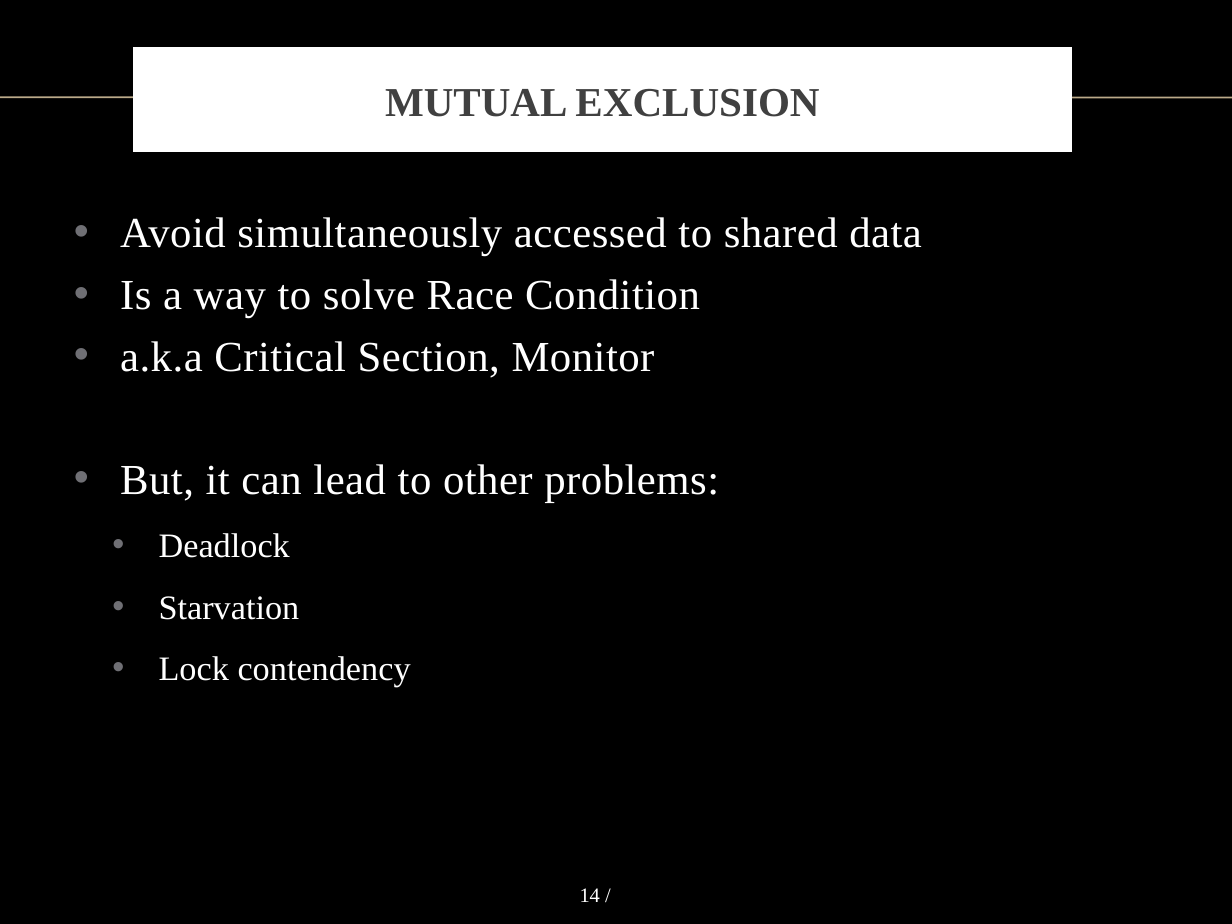
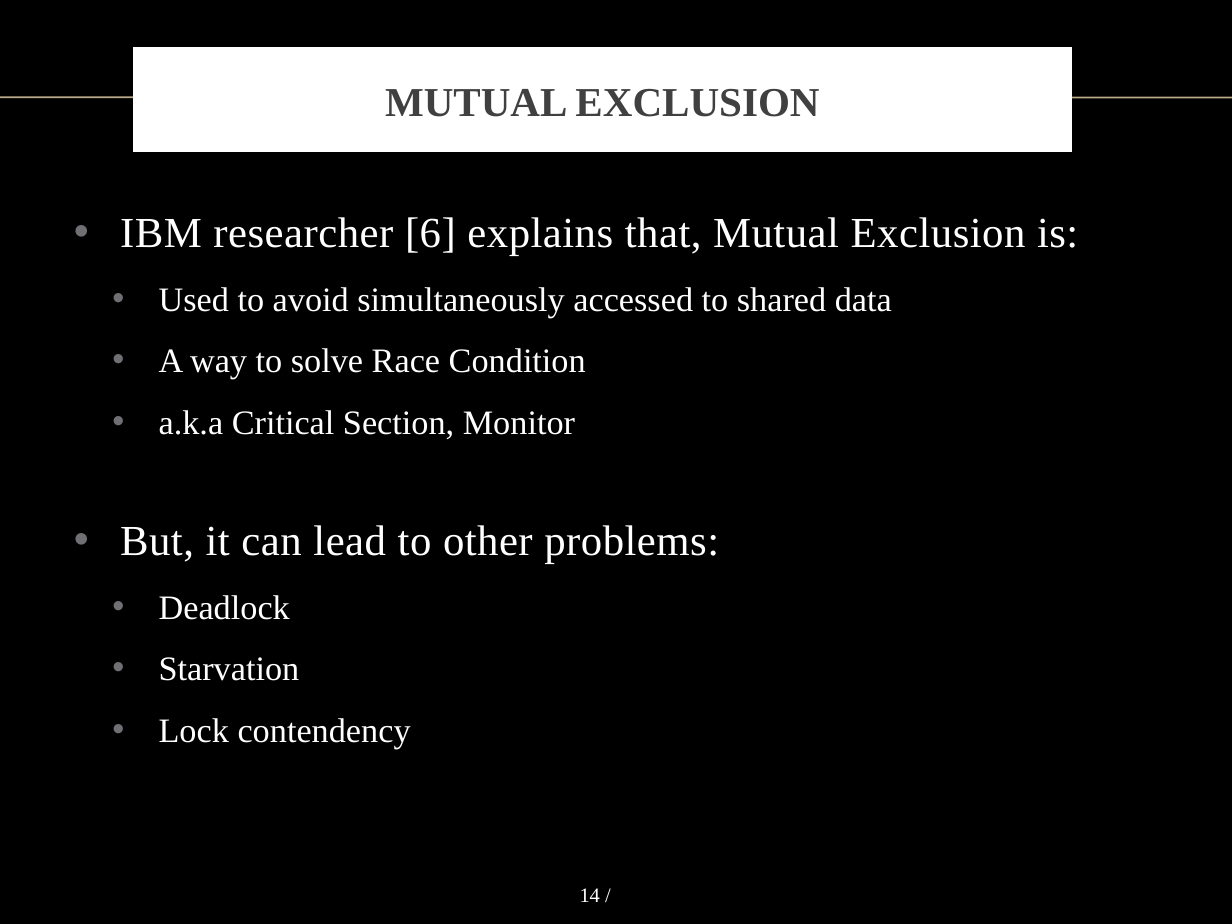
Before and after one commit to vong-srey/Paravantage, a slide deck: slide 14 of Presentation.pptx. Drawn at 1232x924 pixels with LibreOffice and Linux fonts; fonts in the diff are those of the drawing; background and template pictures are left out. Boxes give left, top, right and bottom in pixels: in the first picture for what was removed or moved away, otherwise in the second. Text is boxed around its words. In the diff, an @@ line names an element or a change of style, - is before the commit and + after.

Commit message:
added Race Condition contents that Aravind didn't do

```diff
--- a/Presentation.pptx
+++ b/Presentation.pptx
@@ text at <box>120,217,1078,379</box>: text changed; size 25 to 20 pt @@
-• Avoid simultaneously accessed to shared data
-• Is a way to solve Race Condition
+• IBM researcher [6] explains that, Mutual Exclusion is:
+  • Used to avoid simultaneously accessed to shared data
+  • A way to solve Race Condition
@@ text at <box>159,410,575,439</box>: size 25 to 20 pt, letter spacing 0.3 to 0 pt in "a.k.a Critical Section, Monitor"; list level 1 to 2 in "a.k.a Critical Section, Monitor" @@
```
Also in this commit, not shown: 3 other slides changed.
